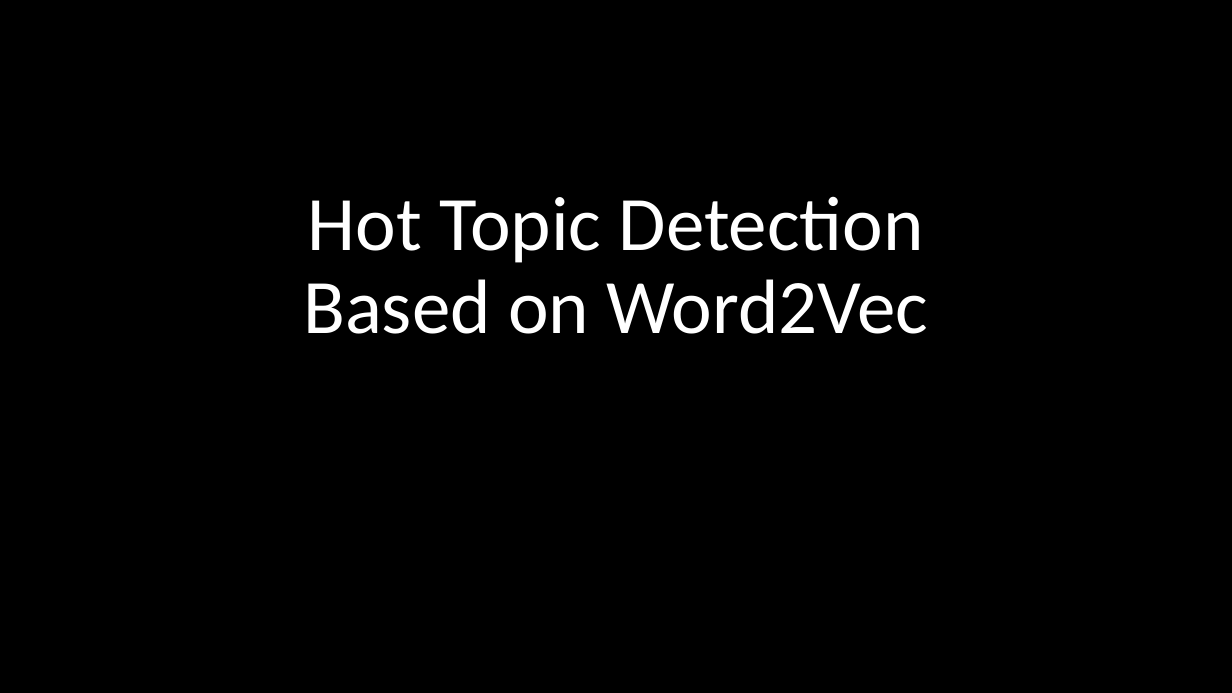
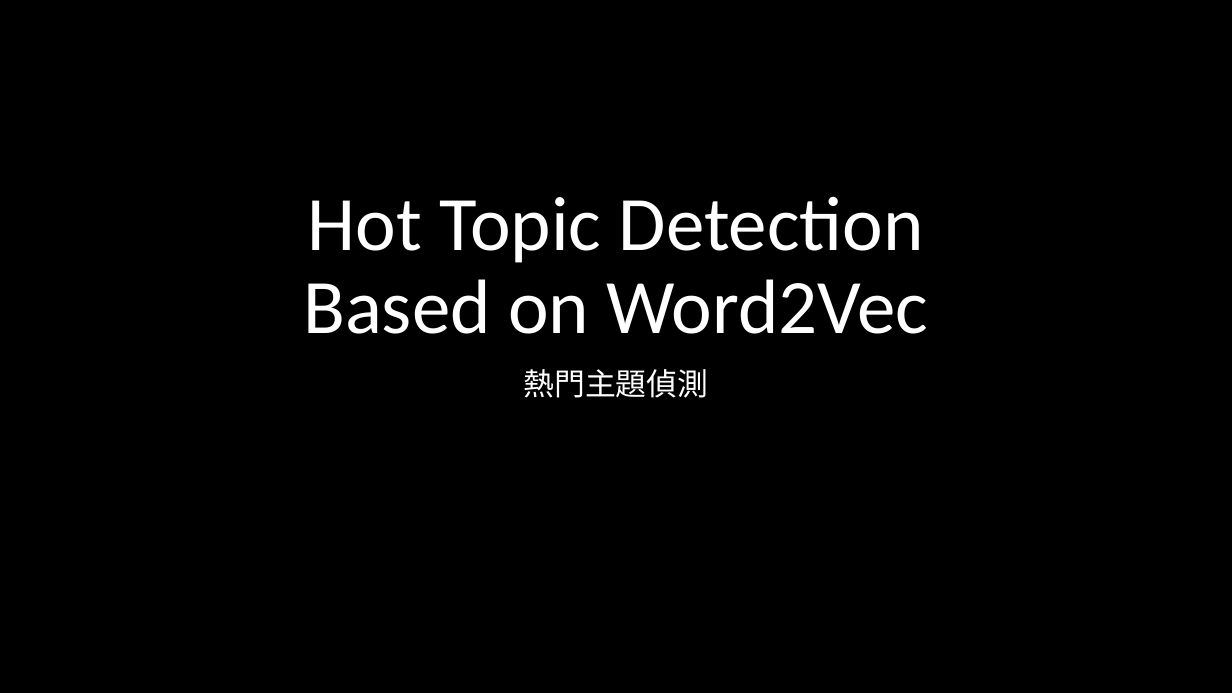
Before and after one commit to ZhongTing/HotTopicDetection, a slide deck: slide 1 of Hot-Topic-Detection.pptx. Drawn at 1232x693 pixels with LibreOffice and Linux fonts; fonts in the diff are those of the drawing. Boxes give left, top, right and bottom in pixels: in the first picture for what was removed or moved away, otherwise in the second. Text is boxed around its words. In the diff, an @@ line names an element or a change of style, - is before the commit and + after.

```diff
--- a/Hot-Topic-Detection.pptx
+++ b/Hot-Topic-Detection.pptx
@@ subtitle added at [524,369,709,398], 24 pt, text #FFFFFF @@
+熱門主題偵測
```
Also in this commit, not shown: 8 other slides changed, 19 slides added, 3 other files.
